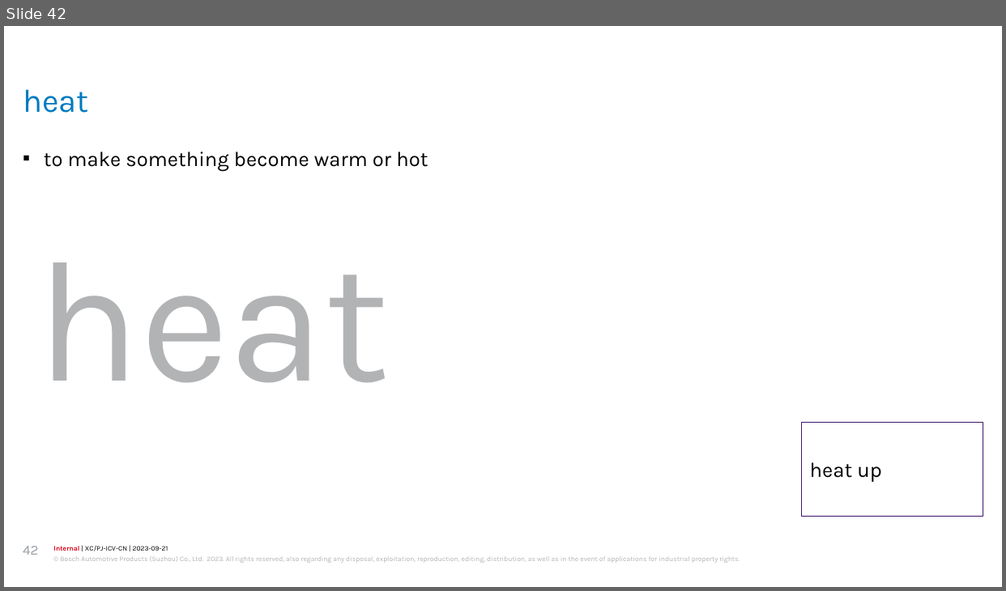
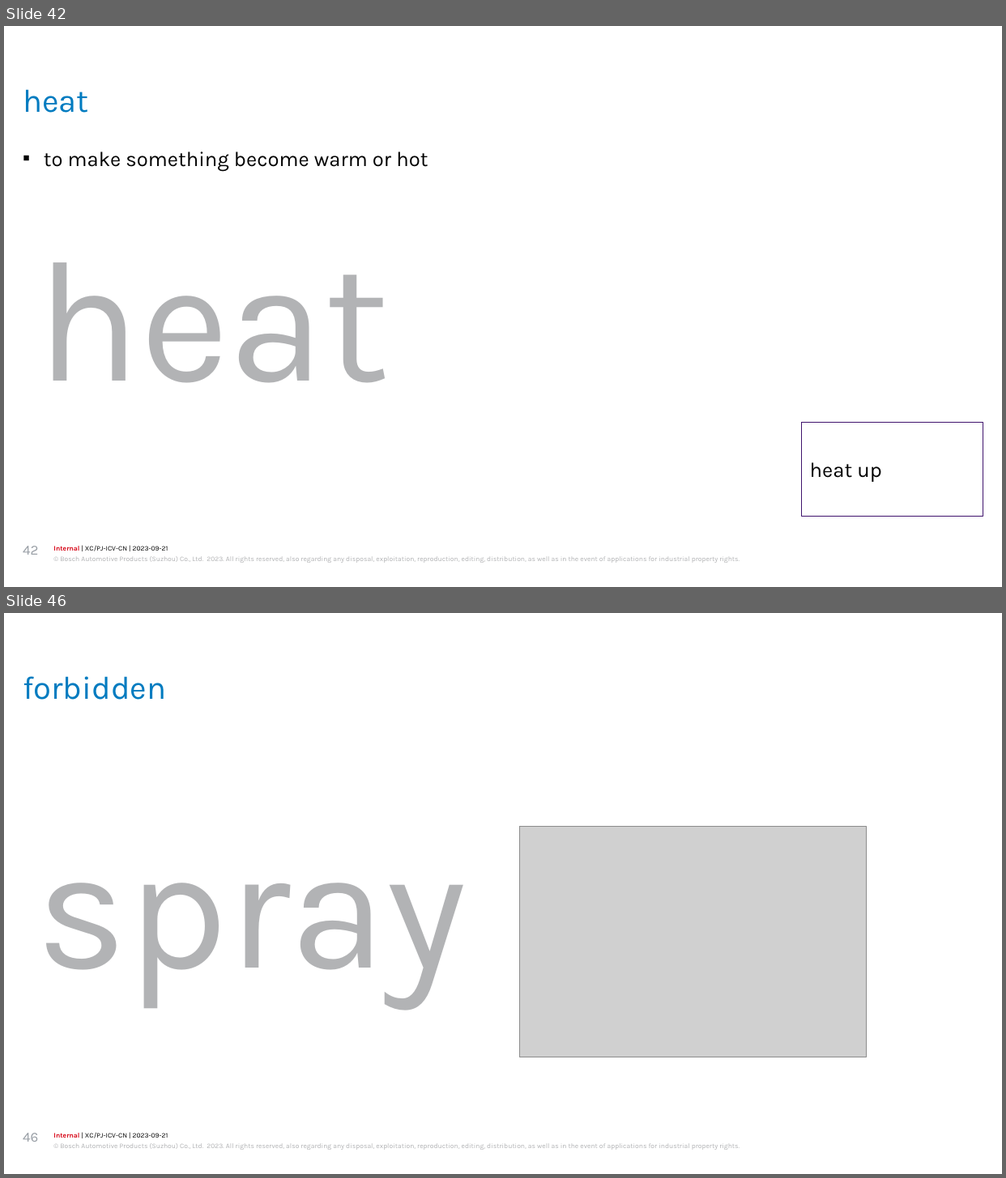
Before and after one commit to jiangyigithub/atomic-habit, a slide deck: longman 3000.pptx. Shown one above the other, each under a label of ours: slide 42 before the commit, slides 42 and 46 after it; the slides between them are not shown. The pictures are 1006x591 and 1006x1178 pixels, drawn with LibreOffice and Linux fonts; fonts in the diff are those of the drawing; grey boxes stand for pictures; background and template pictures are left out. Boxes give left, top, right and bottom in pixels: in the first picture for what was removed or moved away, otherwise in the second. Text is boxed around its words. In the diff, an @@ line names an element or a change of style, - is before the commit and + after.

```diff
--- a/longman 3000.pptx
+++ b/longman 3000.pptx
@@ slide 46 added at box(4, 613, 1002, 1174), background #FFFFFF; not listed: 2 template elements that a slide beside it also shows @@
@@ title added at box(23, 676, 166, 700), 28 pt, text #007BC0 @@
+forbidden
@@ picture added at box(520, 827, 866, 1057) @@
@@ text added at box(36, 883, 467, 1008), 150 pt, text #B2B3B5 @@
+spray
@@ page number added at box(23, 1133, 38, 1142), 12 pt, text #999FA6 @@
+46
```
Also in this commit, not shown: 7 slides changed, 4 other slides added, 1 other file.
